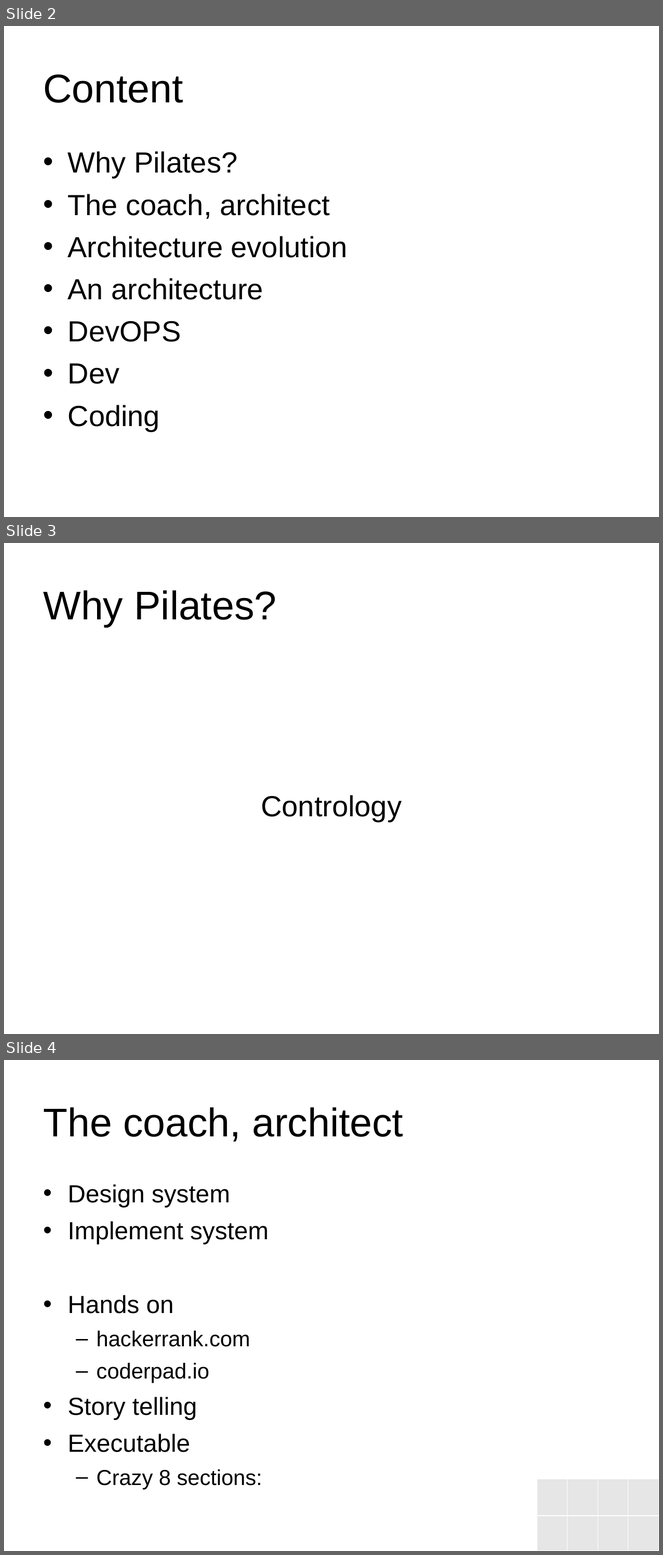
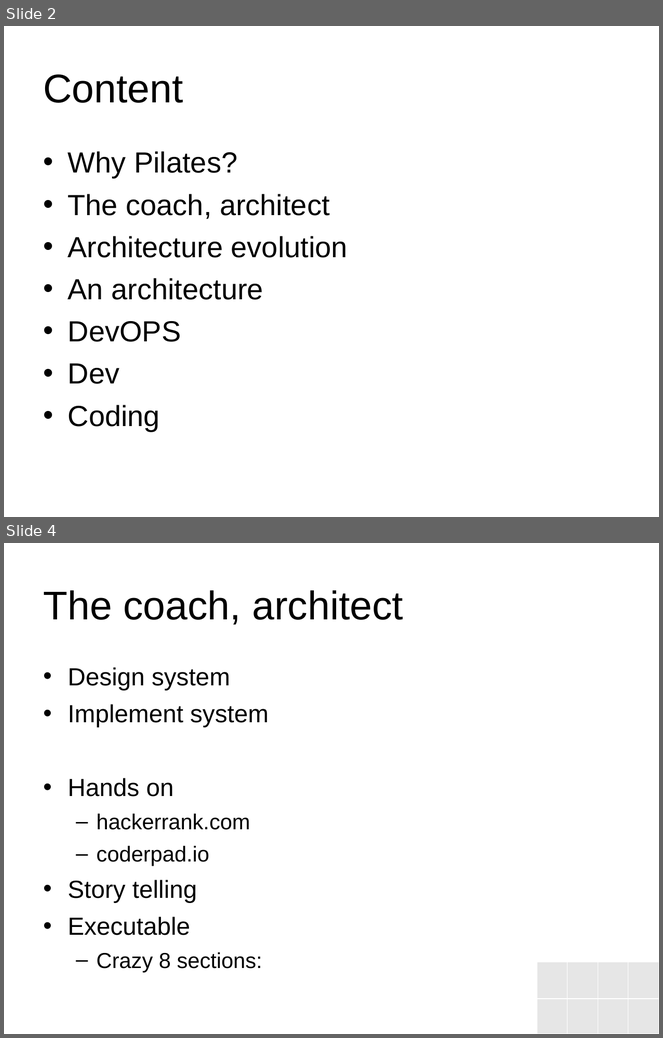
Before and after one commit to Wang-Ray/notes, a slide deck: Architect Pilates.ppt. Shown one above the other, each under a label of ours: slides 2, 3 and 4 before the commit, slides 2 and 4 after it; the slides between them are not shown. The pictures are 663x1555 and 663x1038 pixels, drawn with LibreOffice and Linux fonts; fonts in the diff are those of the drawing; background and template pictures are left out. Boxes give left, top, right and bottom in pixels: in the first picture for what was removed or moved away, otherwise in the second. Text is boxed around its words. In the diff, an @@ line names an element or a change of style, - is before the commit and + after.

```diff
--- a/Architect Pilates.ppt
+++ b/Architect Pilates.ppt
@@ slide 3 removed at (4,543,659,1034), background #FFFFFF @@
@@ title removed at (43,590,277,627) @@
-Why Pilates?
@@ text removed at (261,795,402,822) @@
-Contrology
```
Also in this commit, not shown: 1 slide changed, 1 slide added, 1 other file.
